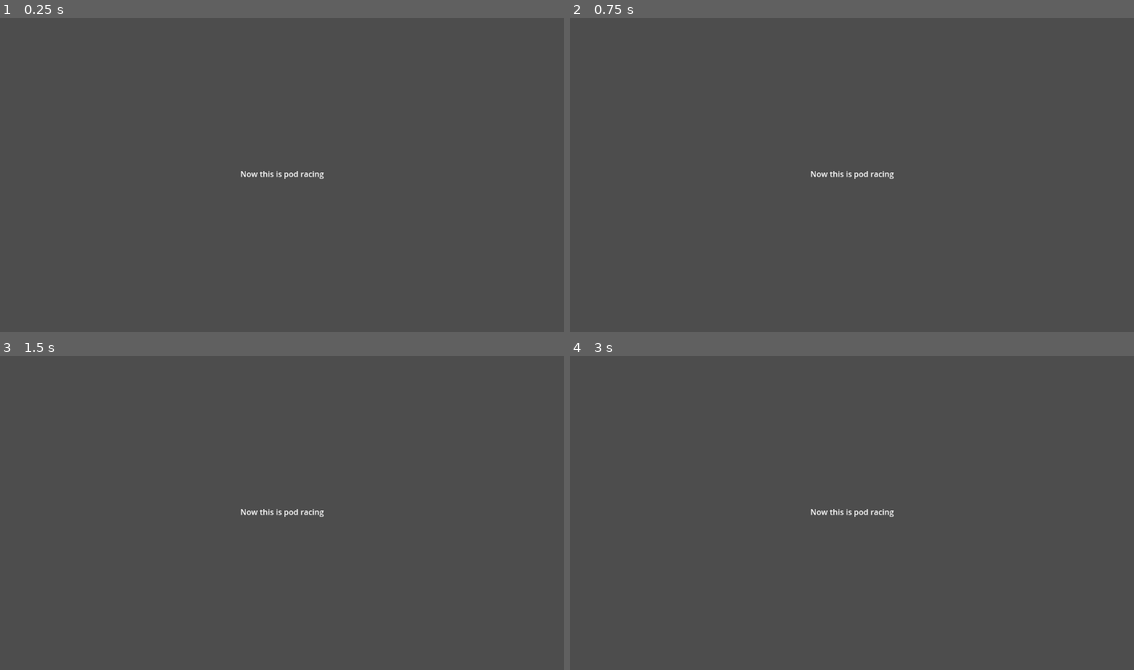
Above: before the commit, frames 1-4 (two rows, left to right).
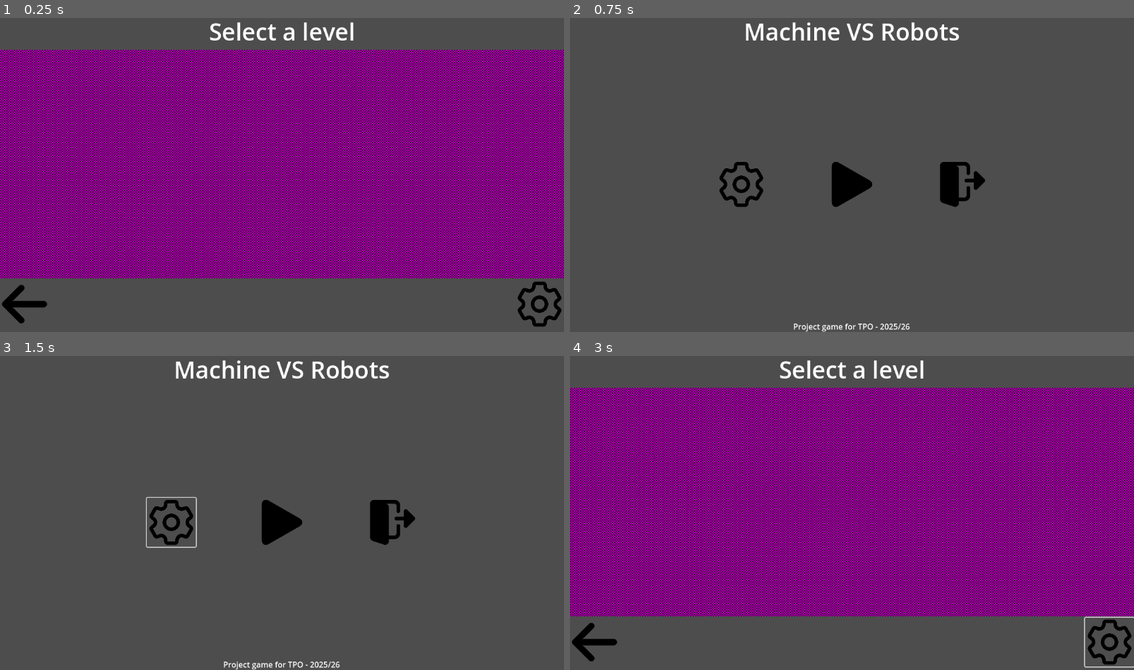
Above: after the commit, the same moments.

Repository: AuraDvin/MvR
Game: Godot game, scene res://levels/menus/level_select/level_select.tscn
The game is run twice, just before and just after one commit, with the same random seed, the same clock (stepped at 60 frames per second) and the same inputs. This scene is started directly instead of the project's main scene.
Inputs (mouse positions are in pixels of both pictures, inside the frame that each line leads up to):
- Up to frame 1 (0.25 s): no input
- Up to frame 2 (0.75 s): click (592, 303) at 0.52 s
- Up to frame 3 (1.5 s): click (169, 522) at 1.27 s
- Up to frame 4 (3 s): click (852, 522) at 2.02 s; click (1111, 641) at 2.77 s

The runs differ from the first frame. In frame 1, 74% of the frame differs, in the area x 0-100%, y 1-99%; in frame 2, 2.9%; in frame 3, 3.0%; in frame 4, 74%, in the area x 0-100%, y 1-100%.

Commit message:
level select mock + switching
buttons take you to different scenes, and they work now, also the path has to be given in string form

Diff:
--- a/levels/menus/level_select/level_select.gd
+++ b/levels/menus/level_select/level_select.gd
@@ -1,3 +1,18 @@
 class_name LevelSelect
 
 extends Control
+
+# todo:
+@export var main_menu_path = "res://levels/menus/main_menu/main_menu.tscn"
+@export var settings_path = ""
+
+# Back arrow:
+# https://www.flaticon.com/free-icon/arrow_507257?term=return&page=1&position=59&origin=search&related_id=507257
+# Settings icon same as the other menu
+
+func _on_return_btn_pressed() -> void:
+	get_tree().change_scene_to_packed(load(main_menu_path))
+
+# todo: return to this page instead of main menu
+func _on_settings_btn_pressed() -> void:
+	get_tree().change_scene_to_packed(load(settings_path))
--- a/levels/menus/level_select/level_select.tscn
+++ b/levels/menus/level_select/level_select.tscn
@@ -1,6 +1,11 @@
-[gd_scene load_steps=2 format=3 uid="uid://ckfkoclivdl6b"]
+[gd_scene load_steps=5 format=3 uid="uid://ckfkoclivdl6b"]
 
 [ext_resource type="Script" uid="uid://yi6swm0thjm7" path="res://levels/menus/level_select/level_select.gd" id="1_j0g6b"]
+[ext_resource type="Texture2D" uid="uid://cdjjomguti4jv" path="res://assets/textures/back-icon.png" id="2_rfsf6"]
+[ext_resource type="Texture2D" uid="uid://cts1ly866wacc" path="res://assets/textures/settings-icon.png" id="3_655n8"]
+
+[sub_resource type="PlaceholderTexture2D" id="PlaceholderTexture2D_u4u3e"]
+size = Vector2(600, 1)
 
 [node name="LevelSelect" type="Control"]
 layout_mode = 3
@@ -11,17 +16,53 @@
 grow_vertical = 2
 script = ExtResource("1_j0g6b")
 
-[node name="Label" type="Label" parent="."]
+[node name="VBoxContainer" type="VBoxContainer" parent="."]
 layout_mode = 1
-anchors_preset = 8
-anchor_left = 0.5
-anchor_top = 0.5
-anchor_right = 0.5
-anchor_bottom = 0.5
-offset_left = -85.5
-offset_top = -11.5
-offset_right = 85.5
-offset_bottom = 11.5
+anchors_preset = 15
+anchor_right = 1.0
+anchor_bottom = 1.0
 grow_horizontal = 2
 grow_vertical = 2
-text = "Now this is pod racing"
+
+[node name="Label" type="Label" parent="VBoxContainer"]
+layout_mode = 2
+theme_override_font_sizes/font_size = 48
+text = "Select a level"
+horizontal_alignment = 1
+
+[node name="ReplaceWithSelection" type="Control" parent="VBoxContainer"]
+custom_minimum_size = Vector2(0, 466.62)
+layout_mode = 2
+
+[node name="TextureRect" type="TextureRect" parent="VBoxContainer/ReplaceWithSelection"]
+layout_mode = 1
+anchors_preset = 15
+anchor_right = 1.0
+anchor_bottom = 1.0
+grow_horizontal = 2
+grow_vertical = 2
+texture = SubResource("PlaceholderTexture2D_u4u3e")
+stretch_mode = 1
+
+[node name="HSplitContainer" type="HSplitContainer" parent="VBoxContainer"]
+layout_mode = 2
+
+[node name="ReturnBTN" type="Button" parent="VBoxContainer/HSplitContainer"]
+custom_minimum_size = Vector2(100, 100)
+layout_mode = 2
+size_flags_horizontal = 0
+icon = ExtResource("2_rfsf6")
+flat = true
+expand_icon = true
+
+[node name="SettingsBTN" type="Button" parent="VBoxContainer/HSplitContainer"]
+custom_minimum_size = Vector2(100, 100)
+layout_mode = 2
+size_flags_horizontal = 8
+size_flags_vertical = 4
+icon = ExtResource("3_655n8")
+flat = true
+expand_icon = true
+
+[connection signal="pressed" from="VBoxContainer/HSplitContainer/ReturnBTN" to="." method="_on_return_btn_pressed"]
+[connection signal="pressed" from="VBoxContainer/HSplitContainer/SettingsBTN" to="." method="_on_settings_btn_pressed"]
--- a/levels/menus/main_menu/main_menu.gd
+++ b/levels/menus/main_menu/main_menu.gd
@@ -3,11 +3,8 @@
 
 
 # todo:
-var level_selct_scene = preload("res://levels/basic_level/basic_level.tscn").instantiate()
-# var level_selct_scene = preload("res://levels/menus/level_select/level_select.tscn").instantiate()
-
-# todo:
-var settings_scene = null
+@export var settings_path = null
+@export var level_select_path = "res://levels/menus/level_select/level_select.tscn"
 
 # Icons are currently from the following sources:
 # Settings:
@@ -22,16 +19,12 @@
 func _on_quit_confirmation_confirmed() -> void:
 	get_tree().quit(0)
 
-
 func _on_quit_btn_pressed() -> void:
 	$QuitConfirmation.visible = true
 
+func _on_play_btn_pressed() -> void:
+	get_tree().change_scene_to_packed(load(level_select_path))
 
-func _on_play_btn_pressed() -> void:
-	get_tree().root.add_child(level_selct_scene)
-	get_tree().unload_current_scene()
-
-
+# todo: settings have to return you to the scene from which you came
 func _on_settings_btn_pressed() -> void:
-	get_tree().root.add_child(settings_scene)
-	get_tree().unload_current_scene()
+	get_tree().change_scene_to_packed(settings_path)
